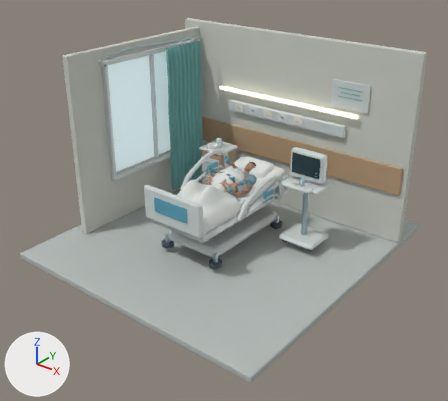
Before and after pictures for a commit that changed the glTF model public/models/palpation-room.glb.
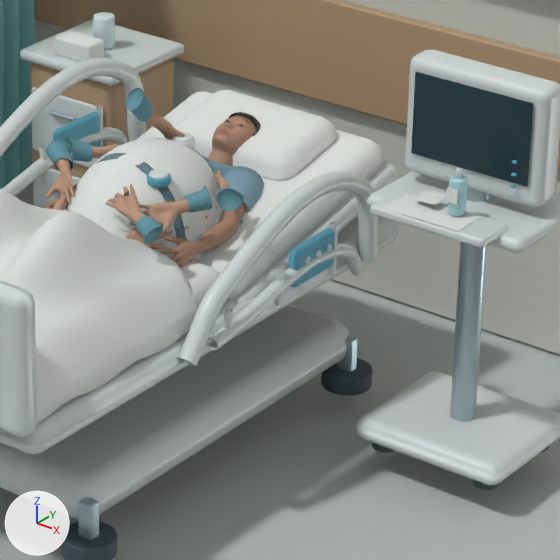
Each version is shown whole from a 50 mm lens placed at (5.25, -6.66, 4.75), pointed at (0.14, -0.27, 0.79), then close up on the part from 43% to 73% of the width and 34% to 67% of the height. The lights are fixed; the arrows at lower left show +X, +Y and +Z. The older version's two pictures come first. Where no turn or scale is listed for an object, it has been applied to the vertices. Vertices at exactly the same position are counted once.

The scene before the commit, as lines of its bpy script (objects in view):
```python
ob_chest_cover = bpy.data.objects.new('Chest_cover', me_chest_cover)
ob_chest_cover.location = (0.0, 0.0, 0.0)
ob_palpation_static_clean_warm_cotton = bpy.data.objects.new('Palpation_static_Clean_warm_cotton', me_cube_004)
ob_palpation_static_clean_warm_cotton.location = (0.0, -0.61, 0.765)
ob_palpation_static_frosted_tumbler = bpy.data.objects.new('Palpation_static_Frosted_tumbler', me_cylinder_030)
ob_palpation_static_frosted_tumbler.location = (-0.94, 0.95, 1.08)
ob_palpation_static_warm_hospital_enamel = bpy.data.objects.new('Palpation_static_Warm_hospital_enamel', me_cube_001)
ob_palpation_static_warm_hospital_enamel.location = (0.0, -0.08, 0.25)
ob_patient_attachment_dark_brown_hair = bpy.data.objects.new('Patient_attachment_Dark_brown_hair', me_patient_hair_cap)
ob_patient_attachment_dark_brown_hair.location = (0.0, -0.352, 0.035)
ob_patient_head = bpy.data.objects.new('Patient_head', me_patient_head)
ob_patient_head.location = (0.0, 0.433, 0.891)
# also in view: 'Examiner_s4_R_skin' at (-0.22, -0.15, 1.01); 'Palpation_static_Matte_warm_grey_floor' at (0.0, 0.0, -0.05); 'Palpation_static_Ash_wood_laminate' at (0.0, 1.12, 0.66); 'Privacy_cover' at (0.0, 0.01, 0.91); 'Belt_FHR' at (0.0, -0.08, 0.97)
```
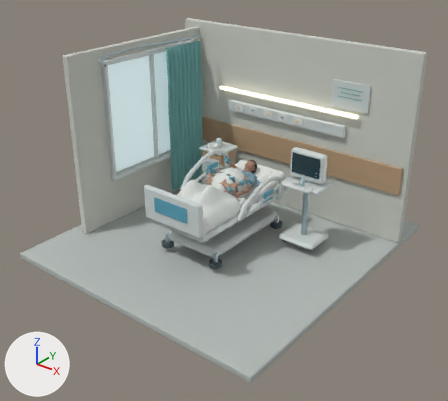
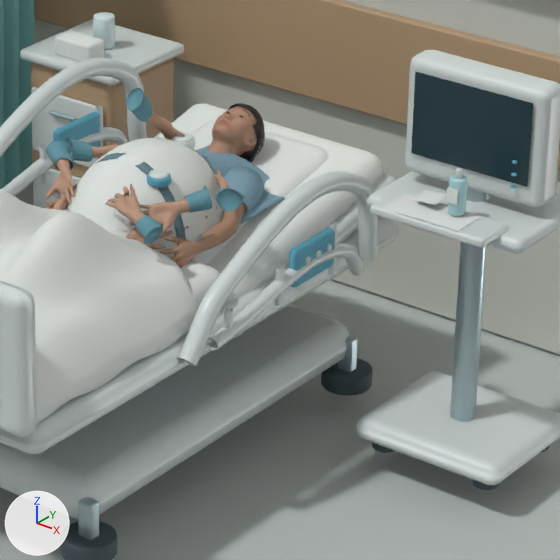
The change, as a list of edits to the scene's bpy script:
```text
Change me_cube_001:
    where me_cube_001.from_pydata(...)  # 4508 vertices, 8600 faces; spans x -1.81..1.44, y -1.16..1.58, z -0.12..2.47
    used by ob_palpation_static_warm_hospital_enamel; location = (0.0, -0.08, 0.25)
    me_cube_001 part 1: the loose piece of 96 vertices spanning x -0.48..0.48, y 0.0..1.02, z 0.36..0.65 is moved by (0.0, 0.0, -0.05)
Change me_cube_004:
    used by ob_palpation_static_clean_warm_cotton; location = (0.0, -0.61, 0.765)
    remove me_cube_004.from_pydata(...)  # 940 vertices, 1840 faces; spans x -1.04..1.17, y -0.56..2.03, z -0.09..0.9
    add me_cube_004.from_pydata(...)  # 940 vertices, 1840 faces; spans x -1.04..1.17, y -0.56..2.03, z -0.14..0.9
    me_cube_004 part 2: the loose piece of 96 vertices spanning x -0.44..0.44, y 0.53..1.53, z -0.09..0.22 is moved by (0.0, 0.0, -0.05)
    me_cube_004 part 3: 92 of 940 vertices moved; they spanned x -0.28..0.28, y 1.08..1.46, z 0.1..0.3 and now span x -0.28..0.28, y 1.04..1.42, z 0.06..0.18; mean shift (0.01, -0.04, -0.08); largest move (-0.27, 1.41, 0.27) -> (0.21, 1.12, 0.06)
Change me_chest_cover:
    where me_chest_cover.from_pydata(...)  # 2150 vertices, 4296 faces; spans x -0.285..0.285, y -0.075..0.52, z 0.855..1.039
    used by ob_chest_cover; location = (0.0, 0.0, 0.0)
    me_chest_cover part 4: 1288 of 2150 vertices moved; they spanned x -0.231..0.231, y 0.301..0.52, z 0.869..1.025 and now span x -0.231..0.231, y 0.301..0.52, z 0.87..1.026; mean shift (0.0, 0.0, 0.014); largest move (0.0, 0.43, 0.921) -> (0.0, 0.43, 0.996)
Change ob_patient_head:
    ob_patient_head.location: (0.0, 0.433, 0.891) -> (0.0, 0.433, 0.926)
Change ob_patient_attachment_dark_brown_hair:
    ob_patient_attachment_dark_brown_hair.location: (0.0, -0.352, 0.035) -> (0.0, -0.352, 0.07)
```

Changed parts and their boxes (x1, y1, x2, y2) in the close-ups (560 x 560 px; the box of a moved part takes in the faces that stretch with it):
'Patient_head', moved
    before: (209, 115, 257, 166)
    after: (209, 106, 257, 156)
'Chest_cover', reshaped (mostly hidden before)
    before: (66, 156, 243, 242)
    after: (66, 145, 285, 242)
'Patient_attachment_Dark_brown_hair', moved
    before: (228, 112, 261, 137)
    after: (229, 103, 264, 163)
part 1 of me_cube_001, moved or reshaped (mostly hidden)
    before: (229, 160, 398, 302)
    after: (234, 173, 395, 338)
part 2 of me_cube_004, moved or reshaped
    before: (65, 91, 384, 299)
    after: (65, 104, 383, 301)
part 3 of me_cube_004, moved or reshaped
    before: (173, 90, 337, 181)
    after: (191, 119, 329, 197)
part 4 of me_chest_cover, moved or reshaped (mostly hidden before)
    before: (203, 156, 233, 168)
    after: (196, 145, 273, 197)
